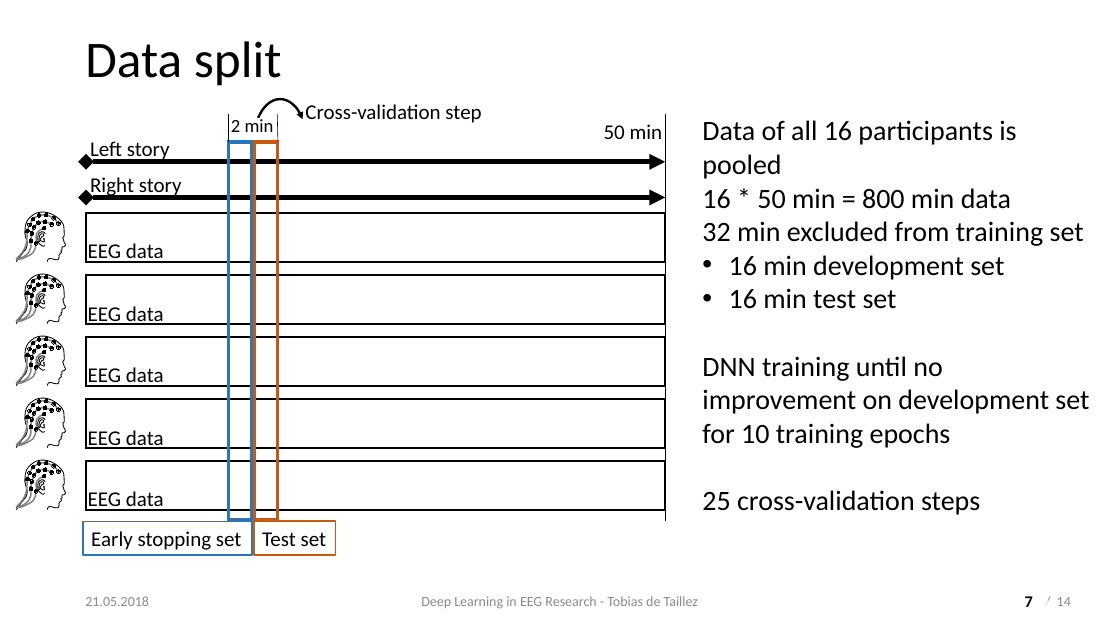
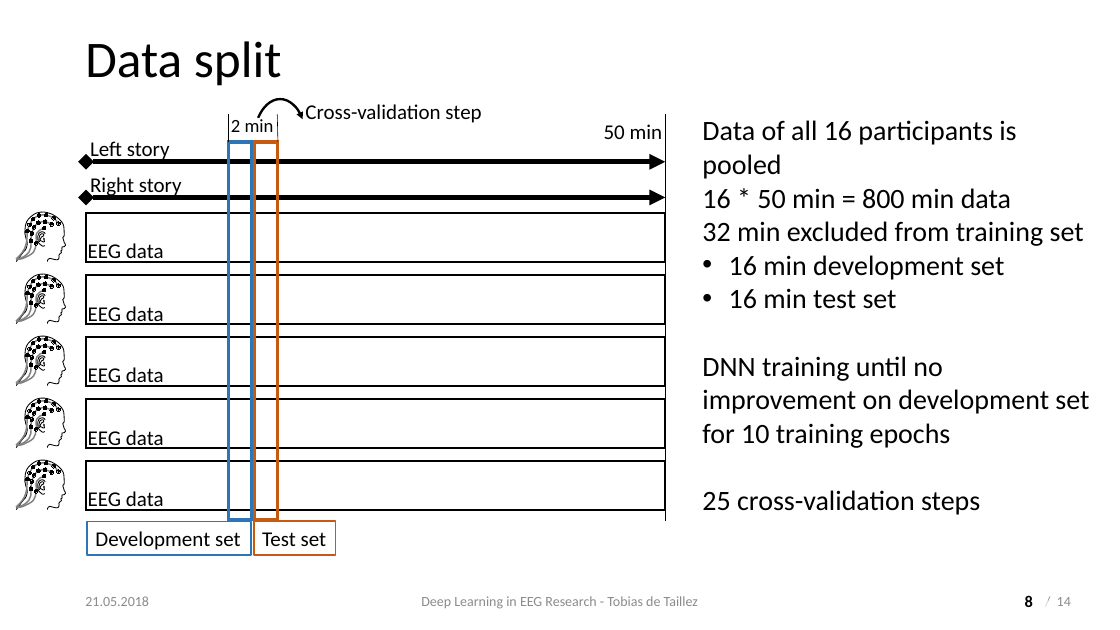
Before and after one commit to tdetaillez/simulate_EEG_from_speech_envelope, a slide deck: slide 8 of Tobias_de_Taillez_EEG_with_DNN.pptx (slide 7 before the commit). Drawn at 1120x630 pixels with LibreOffice and Linux fonts; fonts in the diff are those of the drawing; background and template pictures are left out. Boxes give left, top, right and bottom in pixels: in the first picture for what was removed or moved away, otherwise in the second. Text is boxed around its words. In the diff, an @@ line names an element or a change of style, - is before the commit and + after.

```diff
--- a/Tobias_de_Taillez_EEG_with_DNN.pptx
+++ b/Tobias_de_Taillez_EEG_with_DNN.pptx
@@ rectangle "Development set": place and size @@
-rectangle "Development set" at (83, 522, 252, 555)
+rectangle "Development set" at (87, 522, 251, 555)
@@ text in rectangle at (95, 531, 241, 550): text changed @@
-Early stopping set
+Development set
@@ page number at (1025, 595, 1033, 607): text changed @@
-7
+8
```
Also in this commit, not shown: 4 other slides changed, 2 slides added.
